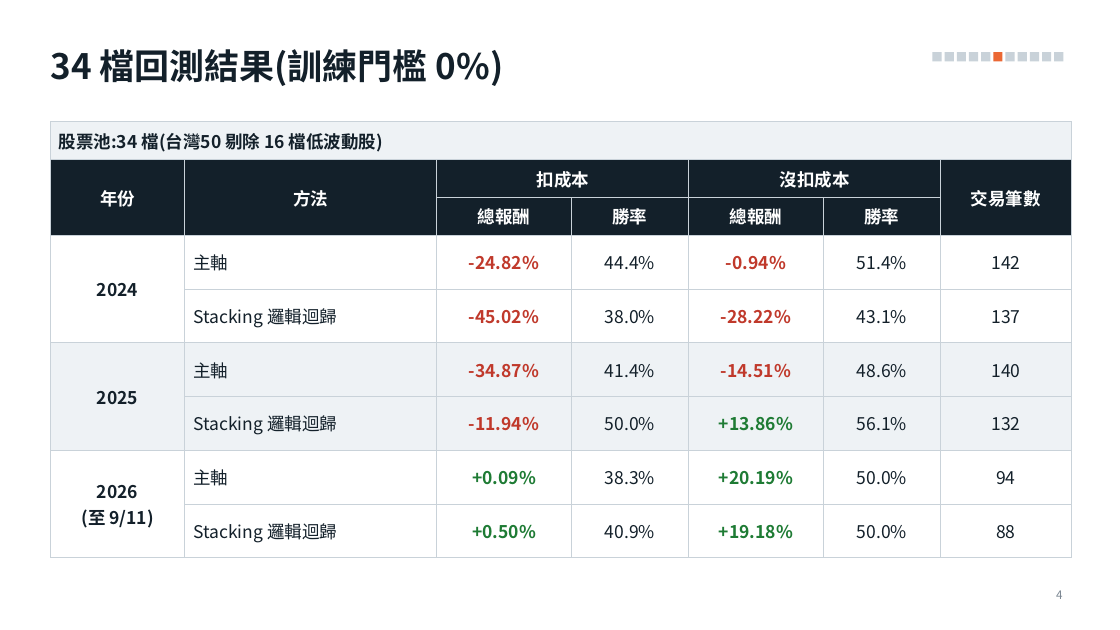
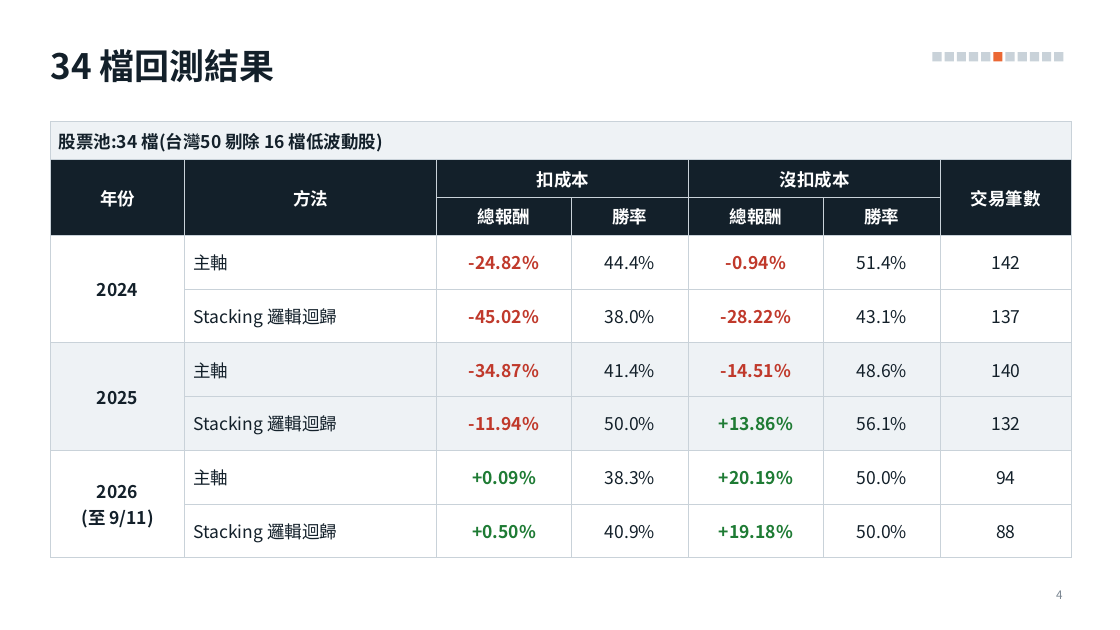
Before and after one commit to alextixu/fcukproject, a slide deck: slide 4 of method_kline_peak/report/kline_peak_report.pptx. Drawn at 1120x630 pixels with LibreOffice and Linux fonts; fonts in the diff are those of the drawing. Boxes give left, top, right and bottom in pixels: in the first picture for what was removed or moved away, otherwise in the second. Text is boxed around its words. In the diff, an @@ line names an element or a change of style, - is before the commit and + after.

```diff
--- a/method_kline_peak/report/kline_peak_report.pptx
+++ b/method_kline_peak/report/kline_peak_report.pptx
@@ title at box(50, 49, 275, 82): text changed @@
-34 檔回測結果(訓練門檻 0%)
+34 檔回測結果
```
Also in this commit, not shown: 3 other slides changed, 1 other file.
